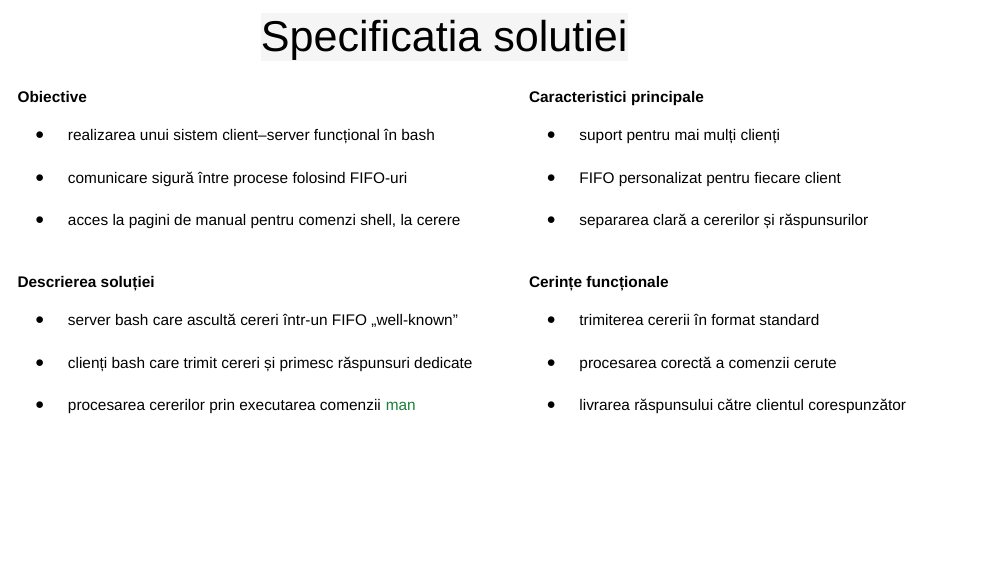
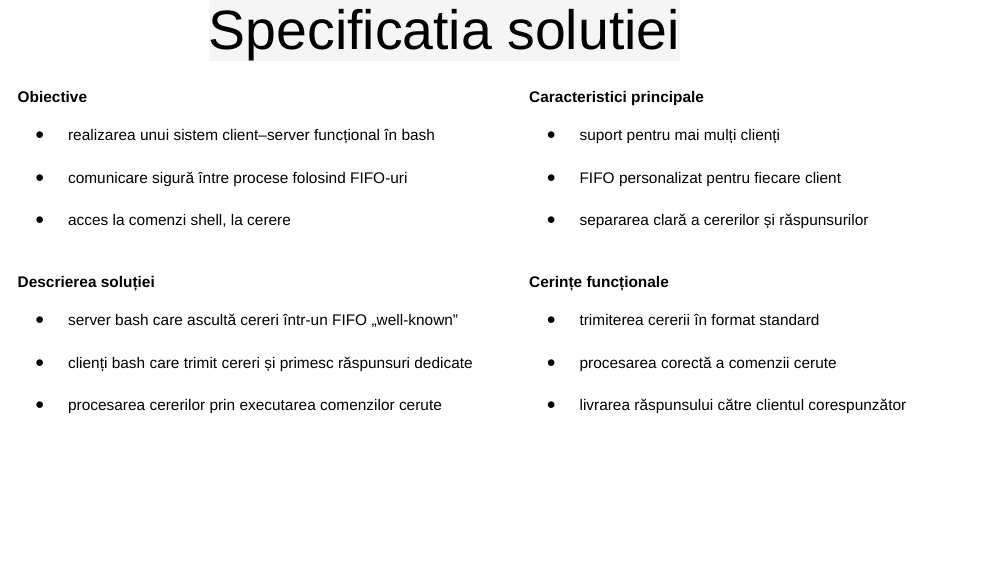
Before and after one commit to chitic05/FIFO-RSHD, a slide deck: slide 4 of FIFO-RSHD.pptx. Drawn at 1008x567 pixels with LibreOffice and Linux fonts; fonts in the diff are those of the drawing. Boxes give left, top, right and bottom in pixels: in the first picture for what was removed or moved away, otherwise in the second. Text is boxed around its words. In the diff, an @@ line names an element or a change of style, - is before the commit and + after.

```diff
--- a/FIFO-RSHD.pptx
+++ b/FIFO-RSHD.pptx
@@ title "Specificatia solutiei" at [209,8,679,59]: size 30.8 to 39.6 pt @@
@@ text at [68,214,291,227]: text changed @@
-● acces la pagini de manual pentru comenzi shell, la cerere
+● acces la comenzi shell, la cerere
@@ text at [68,399,442,414]: text changed @@
-● procesarea cererilor prin executarea comenzii man
+● procesarea cererilor prin executarea comenzilor cerute
```
Also in this commit, not shown: 7 other slides changed, 1 slide added, 1 slide removed, 1 other file.
